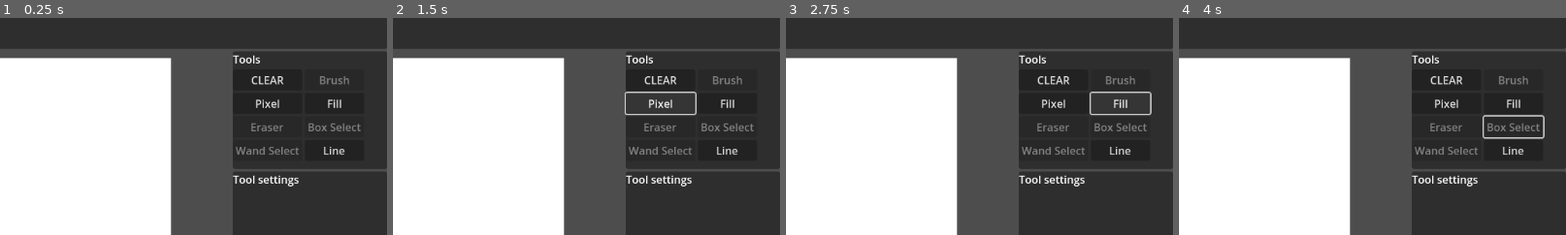
Above: before the commit, frames 1-4 (left to right).
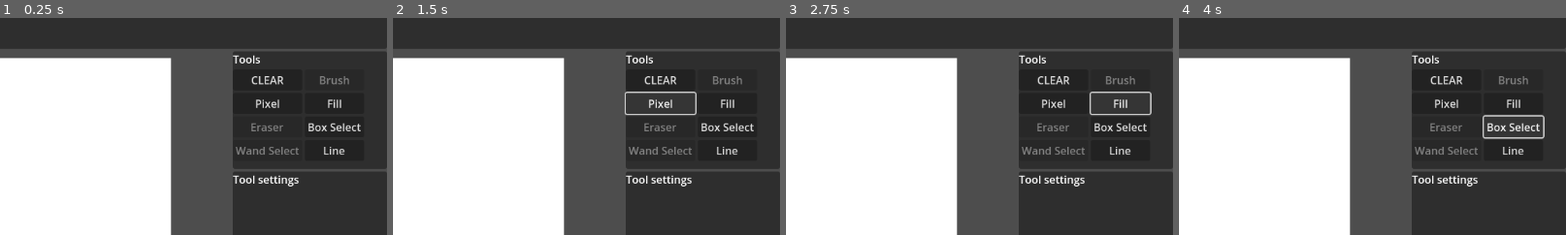
Above: after the commit, the same moments.

Repository: Zondartul/paint_editor
Game: Godot game, scene res://main.tscn
Same seed, same stepped clock (60 frames per second), same inputs: the game is played once before the commit and once after it.
Inputs (mouse positions are % of the whole screen's width and height, from its top left):
- Up to frame 1 (0.25 s): no input
- Up to frame 2 (1.5 s): click "CLEAR" at 0.5 s; click "Pixel" at 1.25 s
- Up to frame 3 (2.75 s): click "Fill" at 2 s
- Up to frame 4 (4 s): click "Line" at 2.75 s; click (93, 26) at 3.5 s, where only the run after the commit has a clickable "Box Select"
The pictures show only the part of the screen within x 50-100%, y 1-51%; the shares and areas given below are measured in that part.

The runs differ from the first frame. In frame 1, 0.2% of the frame differs, in the area x 79-94%, y 48-53%; in frame 2, 0.2%; in frame 3, 0.2%; in frame 4, 0.3%.

Commit message:
added box_select

Diff:
--- a/main.gd
+++ b/main.gd
@@ -7,6 +7,7 @@
 const script_tool_pixel = preload("tool_pixel.gd")
 const script_tool_fill = preload("tool_fill.gd")
 const script_tool_line = preload("tool_line.gd")
+const script_tool_selbox = preload("tool_sel_box.gd")
 
 var tool:PaintTool = null;
 @onready var n_img:PaintCanvas = $BC_middle/BC_center/Background/Canvas
@@ -48,6 +49,7 @@
 	if tool_name == "pixel":	tool = Tool_Pixel.new(ctx);
 	elif tool_name == "fill":	tool = Tool_Fill.new(ctx);
 	elif tool_name == "line":	tool = Tool_Line.new(ctx);
+	elif tool_name == "sel_box": tool = Tool_SelBox.new(ctx);
 	else:
 		print("unknown tool ["+tool_name+"]")
 		return;
--- a/main.tscn
+++ b/main.tscn
@@ -221,7 +221,6 @@
 
 [node name="btnSelBox" type="Button" parent="BC_middle/BC_right/P_tools/GC"]
 layout_mode = 2
-disabled = true
 text = "Box Select"
 
 [node name="btnSelWand" type="Button" parent="BC_middle/BC_right/P_tools/GC"]
--- /dev/null
+++ b/tool_sel_box.gd
@@ -0,0 +1,109 @@
+extends PaintTool;
+class_name Tool_SelBox;
+# pixel tool
+var context:PaintContext;
+var is_lmb_down = false;
+var prev_pos:Vector2i = Vector2i(0,0);
+
+var is_something_selected = false;
+var selected_region = null;
+var region_pos = Vector2i(0,0);
+# when nothing is selected:
+#  click-drag selects something (copies it to canvas2)
+# when something is selected:
+#  ctrl-C pressed - copy selection to clipboard, end tool.
+#  anything else - cut from canvas1, then:
+#  - left-click-drag:
+#  -- on body: moves selection
+#  -- on edge: scales selection
+#  -- on corner: rotates selection?
+#  - right-click: paste from canvas2 to canvas1.
+#  - ctrl-X cuts selection (end tool, keep snippet in clipboard)
+# when not using this tool and something is in clipboard:
+#  ctrl-V inserts something to canvas2, selects it without touching canvas1.
+
+func _init(new_ctx:PaintContext):
+	context = new_ctx;
+
+func reset():
+	is_something_selected = false;
+	selected_region = null;
+	context.canvas2.clear();
+
+func lmb_down(pos):
+	if not is_something_selected:
+		context.undo_manager.action_begin("Box select");
+	prev_pos = pos;
+	is_lmb_down = true;
+
+func lmb_up(pos:Vector2i):
+	is_lmb_down = false;
+	if not is_something_selected:
+		var R = Rect2i(prev_pos, pos-prev_pos);
+		selected_region = context.canvas.canvas_image.get_region(R);
+		region_pos = R.position;
+		context.canvas2.canvas_image.blit_rect(context.canvas.canvas_image, R, region_pos);
+		context.canvas2.update_canvas.call();
+		context.undo_manager.action_end();
+		is_something_selected = true;
+	else:
+		pass
+
+func rmb_up(pos):
+	if is_something_selected:
+		context.undo_manager.action_begin("Paste selection");
+		var R = Rect2i(Vector2i(0,0), selected_region.get_size());
+		context.canvas.canvas_image.blit_rect(selected_region, R, region_pos);
+		context.canvas.update_canvas.call();
+		is_something_selected = false;
+		context.canvas2.clear();
+		context.undo_manager.action_end();
+
+func mouseMove(pos:Vector2i):
+	if is_lmb_down:
+		if not is_something_selected:
+			#draw preview line
+			context.canvas2.clear();
+			preview_box(Rect2i(prev_pos, pos-prev_pos));
+			context.canvas2.update_canvas.call();
+		else:
+			#offset thing by move-diff
+			var diff:Vector2i = pos-prev_pos;
+			prev_pos = pos;
+			region_pos = region_pos+diff;
+			context.canvas2.clear();
+			var R = Rect2i(Vector2i(0,0), selected_region.get_size());
+			var R_moved = R; R_moved.position = region_pos;
+			preview_box(R_moved);
+			context.canvas2.canvas_image.blit_rect(selected_region, R, region_pos);
+			context.canvas2.update_canvas.call();
+
+
+func placedot(pos):
+	#context.canvas.brush_radius = Vector2i(1,1);
+	#context.canvas.draw_dot.call(pos);
+	context.canvas.canvas_image.set_pixel(pos.x, pos.y, context.cur_color)
+	context.canvas.update_canvas.call();
+
+func placeline(prev_pos, pos):
+	context.canvas.brush_radius = Vector2i(1,1);
+	context.canvas.brush_color = context.cur_color;
+	context.canvas.line.append(prev_pos);
+	context.canvas.line.append(pos);
+	context.canvas.draw_line.call();
+
+func preview_line(prev_pos, pos):
+	context.canvas2.brush_radius = Vector2i(1,1);
+	context.canvas2.brush_color = context.cur_color;
+	context.canvas2.line.append(prev_pos);
+	context.canvas2.line.append(pos);
+	context.canvas2.draw_line.call();
+
+func preview_box(R:Rect2i):
+	var vA = R.position;
+	var vC = R.end;
+	var vB = Vector2i(vC.x, vA.y);
+	var vD = Vector2i(vA.x, vC.y);
+	var lines = [[vA, vB], [vB, vC], [vC, vD], [vD, vA]];
+	for line in lines:
+		preview_line(line[0], line[1]);
Not shown, added: tool_sel_box.gd.uid
